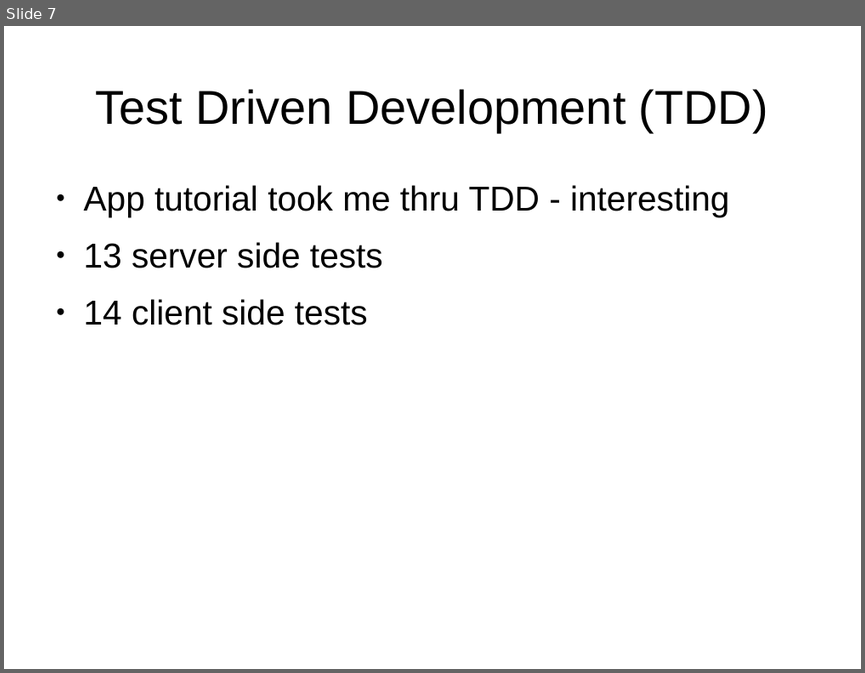
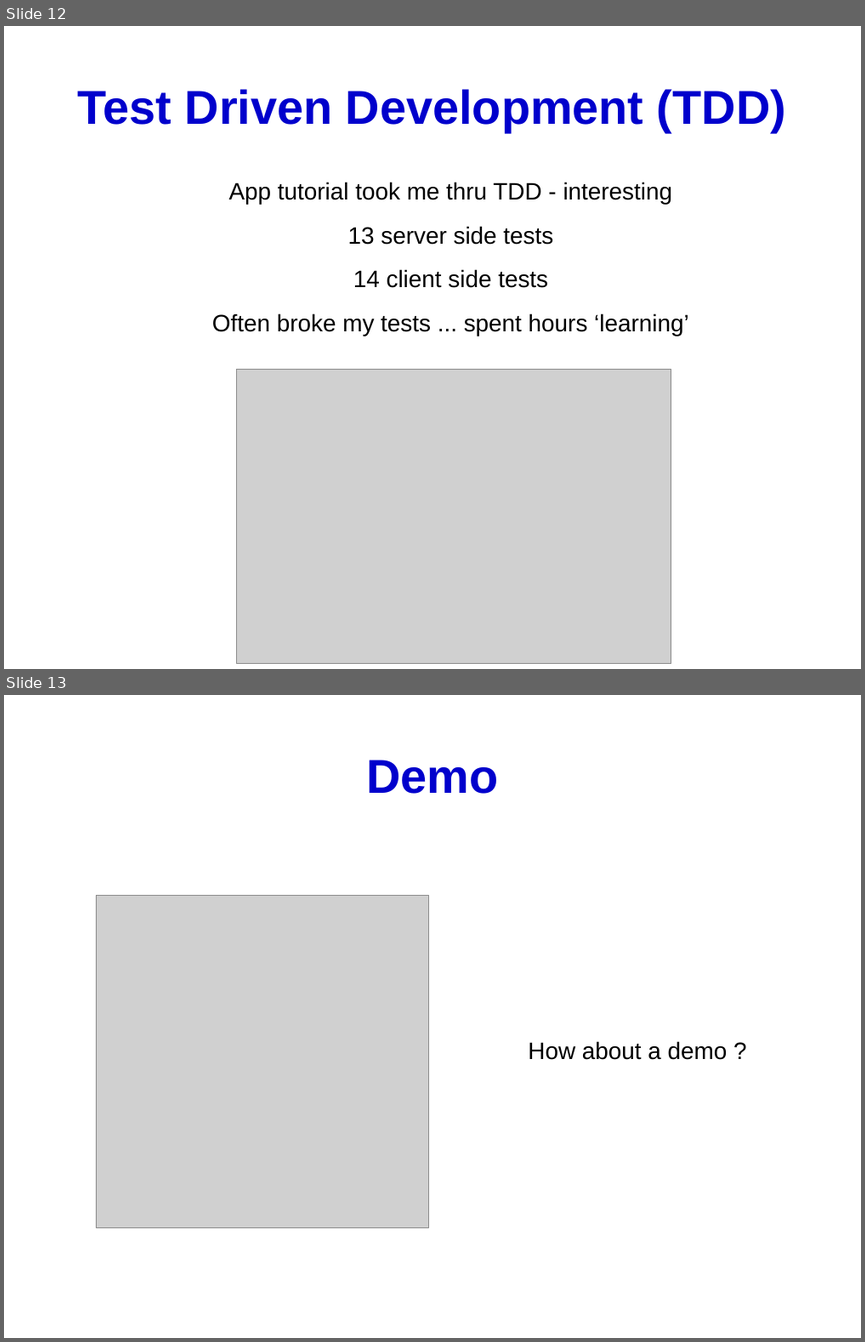
Before and after one commit to richardjohns/socketclienttest, a slide deck: Presentation.odp. Shown one above the other, each under a label of ours: slide 7 before the commit, slides 12 and 13 after it. The pictures are 865x673 and 865x1342 pixels, drawn with LibreOffice and Linux fonts; fonts in the diff are those of the drawing; grey boxes stand for pictures. Boxes give left, top, right and bottom in pixels: in the first picture for what was removed or moved away, otherwise in the second. Text is boxed around its words. In the diff, an @@ line names an element or a change of style, - is before the commit and + after.

```diff
--- a/Presentation.odp
+++ b/Presentation.odp
@@ slide 13 added at box(4, 695, 861, 1338), background #FFFFFF @@
@@ title added at box(366, 760, 498, 794), 44 pt, text #0000CC, bold @@
+Demo
@@ picture added at box(96, 896, 428, 1228) @@
@@ subtitle added at box(528, 1041, 727, 1060), 22 pt, text #000000 @@
+How about a demo ?
@@ what was slide 7 is now slide 12 @@
@@ slide 12 changed as well @@
@@ title "Test Driven Development (TDD)" at box(78, 89, 786, 132): text colour #000000 to #0000CC, bold on @@
@@ text at box(229, 182, 673, 288): size 32 to 22 pt in "App tutorial took me thru TDD - ...", "13 server side tests", "14 client side tests"; alignment left to centre; bullet ● to none @@
@@ text at box(212, 313, 689, 335): paragraph added @@
+Often broke my tests ... spent hours ‘learning’
@@ picture added at box(236, 369, 671, 664) @@
```
Also in this commit, not shown: 6 other slides changed, 5 other slides added, 16 other files.
